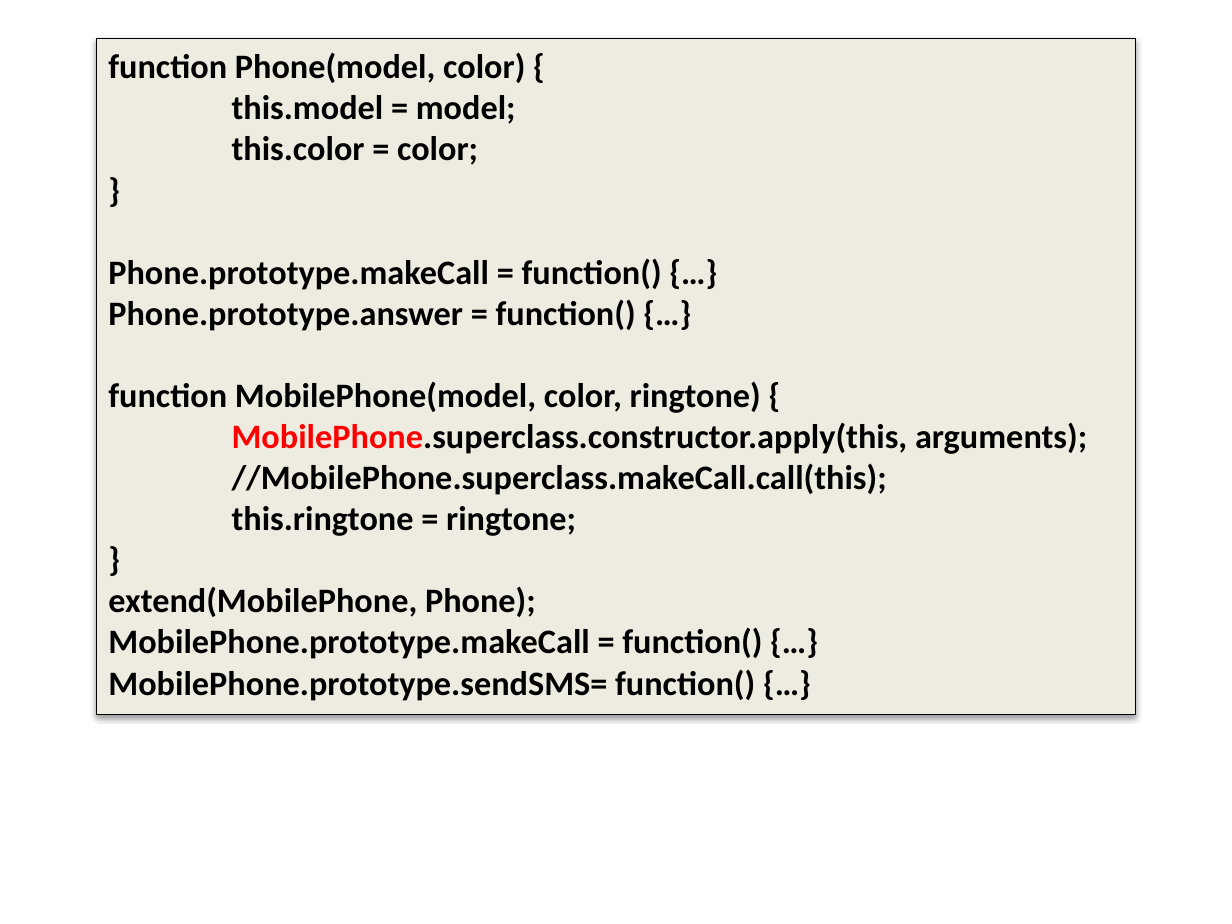
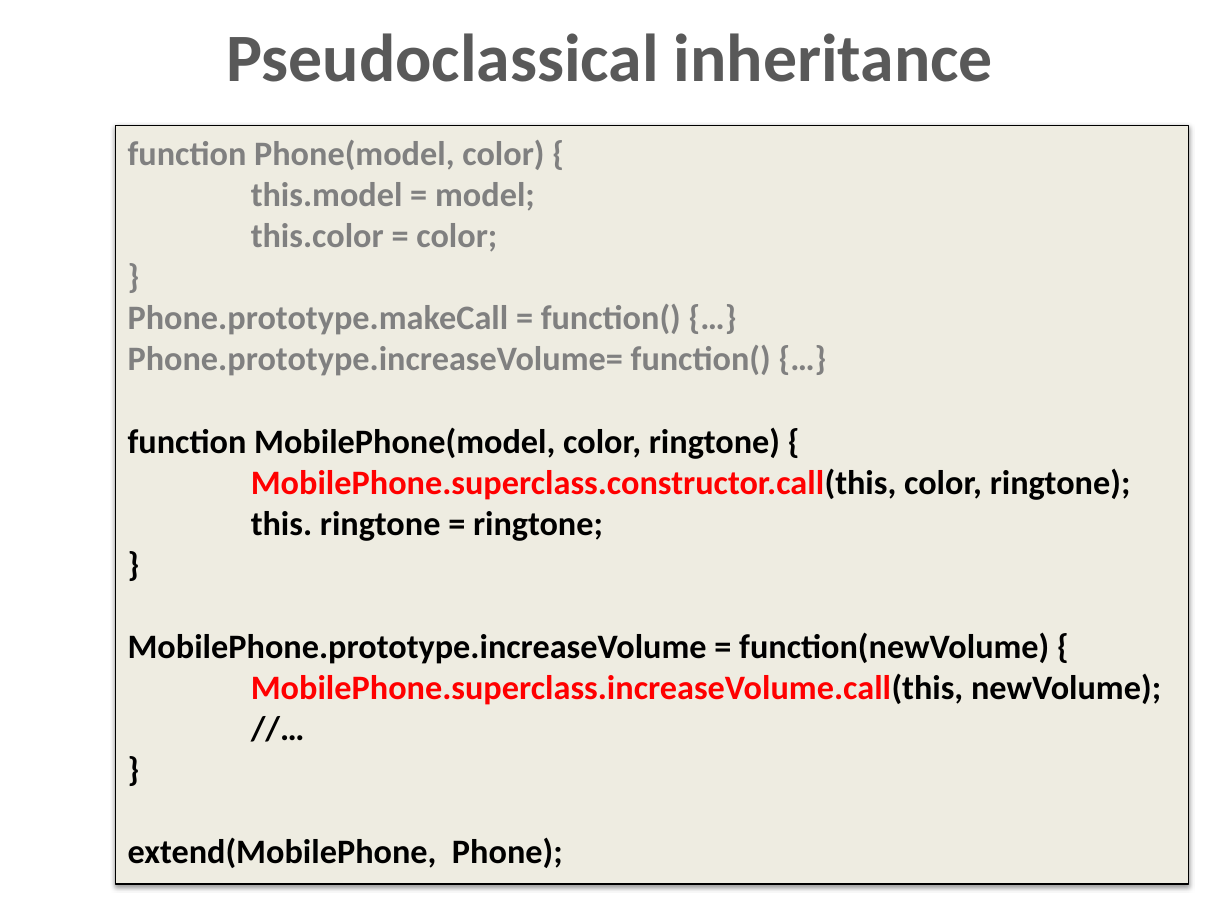
Before and after one commit to dzmitry-varabei/front-end-course, a slide deck: slide 39 of inheritance-in-javascript/Inheritance.pptx. Drawn at 1232x924 pixels with LibreOffice and Linux fonts; fonts in the diff are those of the drawing. Boxes give left, top, right and bottom in pixels: in the first picture for what was removed or moved away, otherwise in the second. Text is boxed around its words. In the diff, an @@ line names an element or a change of style, - is before the commit and + after.

Commit message:
update

```diff
--- a/inheritance-in-javascript/Inheritance.pptx
+++ b/inheritance-in-javascript/Inheritance.pptx
@@ title added at (226, 33, 993, 82), 39.6 pt, text #595959, bold @@
+Pseudoclassical inheritance
@@ rectangle "function Phone(model, color) {": place and size @@
-rectangle "function Phone(model, color) {" at (96, 38, 1136, 715)
+rectangle "function Phone(model, color) {" at (116, 126, 1189, 885)
@@ text in rectangle at (128, 140, 681, 335): text colour #000000 to #808080 in "function Phone(model, color) {", "this.model = model;", "this.color = color;", "}" and 1 more places @@
@@ text in rectangle at (128, 345, 771, 376): text changed; text colour #000000 to #808080 @@
-Phone.prototype.answer = function() {…}
+Phone.prototype.increaseVolume= function() {…}
@@ text in rectangle at (128, 468, 1161, 705): text changed @@
-MobilePhone.superclass.constructor.apply(this, arguments);
-//MobilePhone.superclass.makeCall.call(this);
-this.ringtone = ringtone;
+MobilePhone.superclass.constructor.call(this, color, ringtone);
+this. ringtone = ringtone;
+}
+MobilePhone.prototype.increaseVolume = function(newVolume) {
+MobilePhone.superclass.increaseVolume.call(this, newVolume);
+//…
@@ text in rectangle at (108, 627, 762, 701): paragraphs removed @@
-MobilePhone.prototype.makeCall = function() {…}
-MobilePhone.prototype.sendSMS= function() {…}
```
Also in this commit, not shown: 13 other slides changed.
